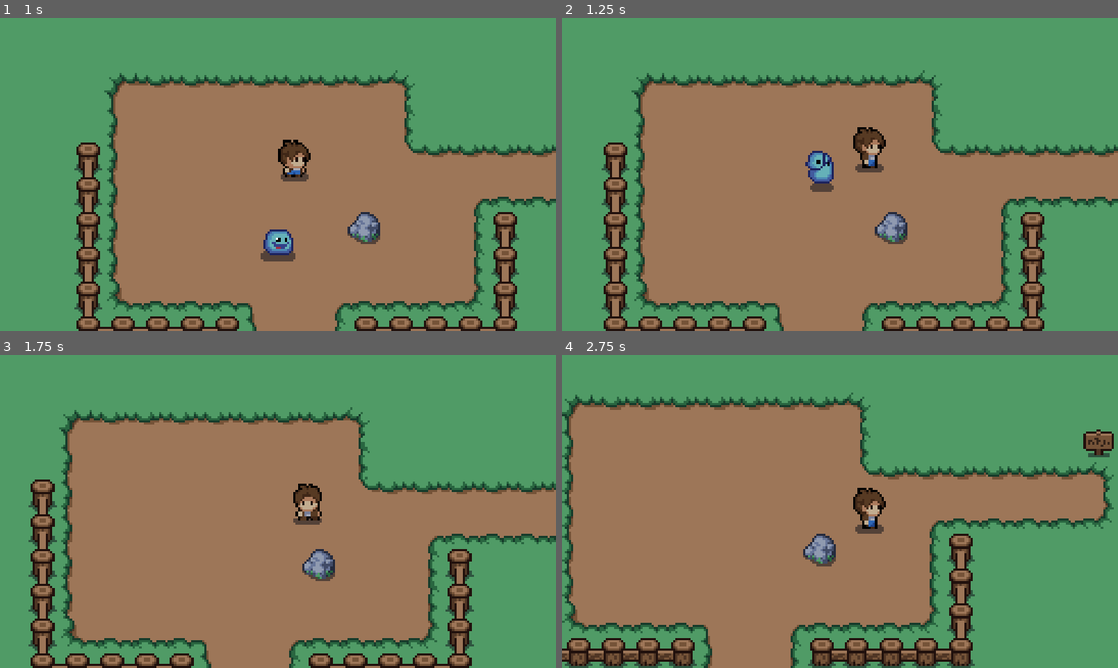
Above: before the commit, frames 1-4 (two rows, left to right).
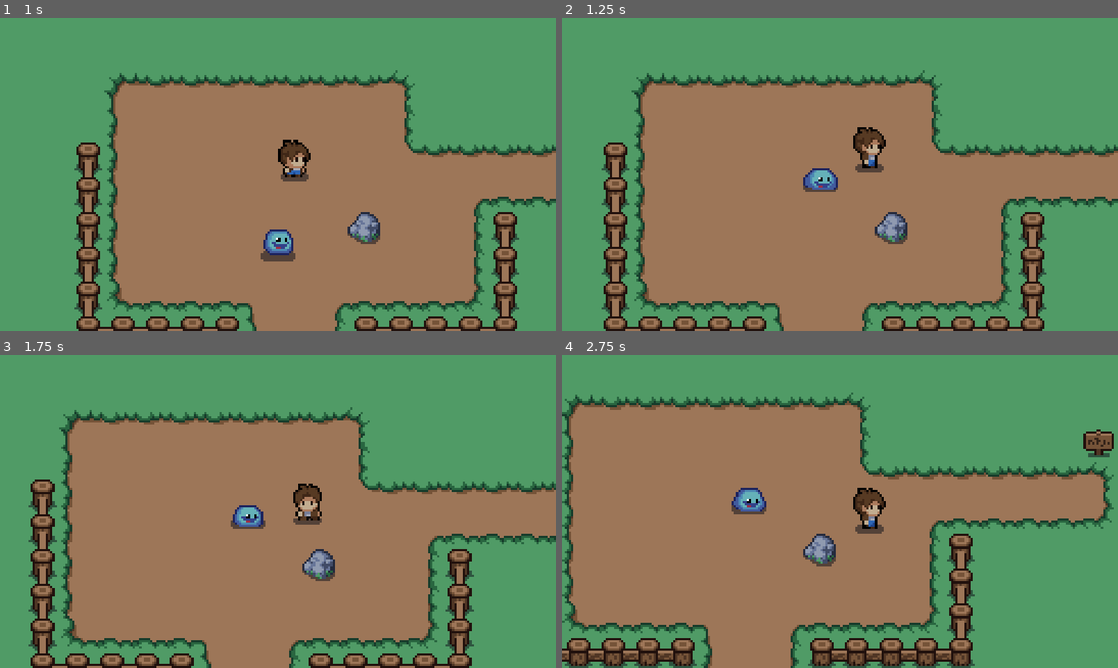
Above: after the commit, the same moments.

Repository: abconway/2drpg
Game: Godot game, scene res://scenes/world.tscn
Two runs of this game, one before a commit and one after it. Both use one fixed random seed, a clock stepped at 60 frames per second and the inputs below.
Inputs:
- Up to frame 1 (1 s): hold Right (player_move_right) from 0.53 s (still down); tap Space (player_attack) at 0.6 s
- Up to frame 2 (1.25 s): keep holding Right (player_move_right)
- Up to frame 3 (1.75 s): release Right (player_move_right) at 1.28 s; hold Down (player_move_down) from 1.28 s (still down); tap Space (player_attack) at 1.35 s
- Up to frame 4 (2.75 s): release Down (player_move_down) at 2.03 s; hold Right (player_move_right) from 2.03 s (still down); tap Space (player_attack) at 2.1 s

Frame 1 is identical in both runs. In frame 2, 0.6% of the frame differs, in the area x 43-50%, y 42-56%; in frame 3, 0.4%; in frame 4, 0.5%.

Commit message:
fix player reset track

Diff:
--- a/scenes/player.tscn
+++ b/scenes/player.tscn
@@ -43,7 +43,7 @@
 "times": PackedFloat32Array(0),
 "transitions": PackedFloat32Array(1),
 "update": 1,
-"values": [false]
+"values": [true]
 }
 tracks/3/type = "value"
 tracks/3/imported = false
@@ -717,5 +717,6 @@
 position = Vector2(1.42109e-14, 8)
 rotation = 1.5708
 shape = SubResource("CapsuleShape2D_1lxlq")
+disabled = true
 
 [connection signal="body_entered" from="Marker2D/Sword" to="." method="_on_sword_body_entered"]
